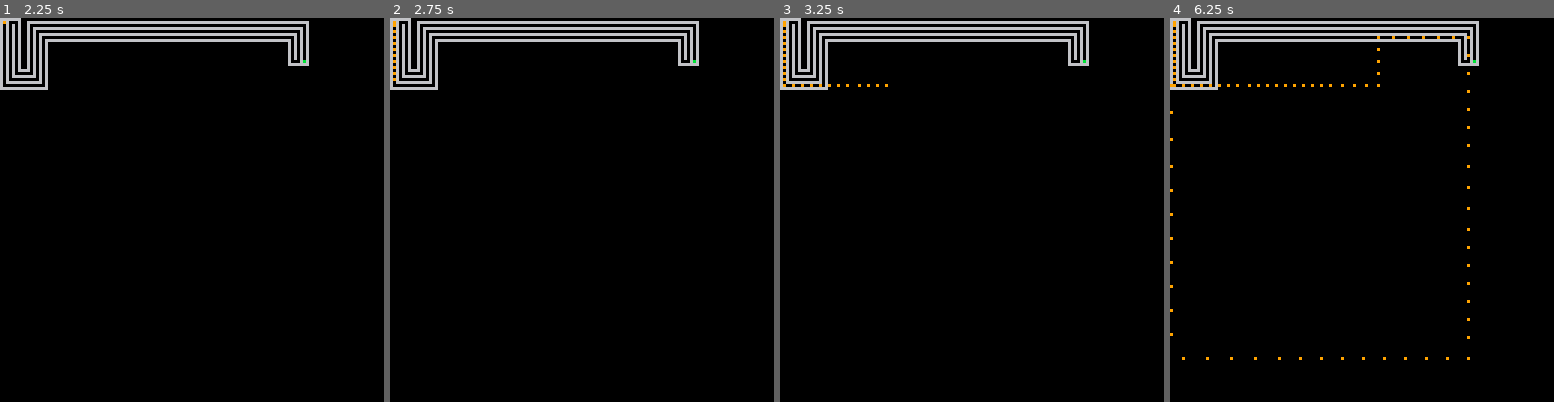
Above: before the commit, frames 1-4 (left to right).
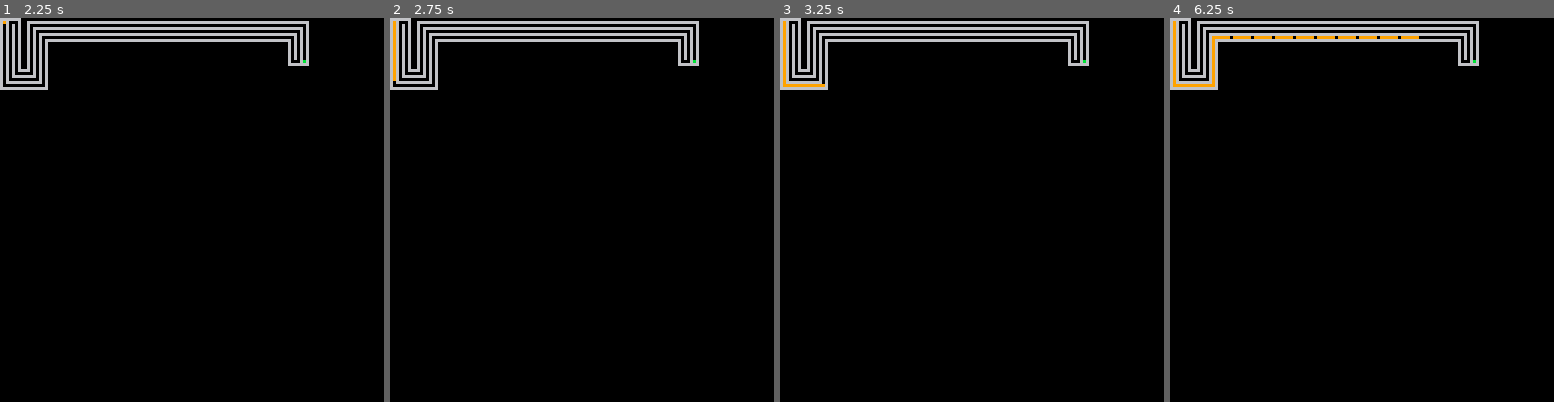
Above: after the commit, the same moments.

Repository: MisuseofMana/pico-8-carts
Game: PICO-8 cartridge turbospeed/turbospeed.p8
Same seed, same stepped clock (60 frames per second), same inputs: the game is played once before the commit and once after it.
Inputs:
- Up to frame 1 (2.25 s): tap O (Z key) at 0.33, 0.7, 1.43, 2.22 s; tap X (X key) at 1.07, 2.07 s; hold Left from 1.97 s (still down)
- Up to frame 2 (2.75 s): release Left at 2.37 s; tap X (X key) at 2.4, 2.73 s; hold Down from 2.42 s (still down)
- Up to frame 3 (3.25 s): release Down at 2.82 s; hold Right from 2.87 s (still down); tap X (X key) at 3.07 s; tap O (Z key) at 3.1 s
- Up to frame 4 (6.25 s): tap X (X key) every 0.33 s from 3.4 to 6.07 s; release Right at 3.53 s; hold Up 3.58-4.08 s; tap O (Z key) at 3.98, 4.87, 5.75 s; hold Right 4.13-4.53 s; hold Down 4.58-5.08 s; hold Left 5.13-5.8 s; hold Up 5.85-6.18 s; hold Left from 6.23 s (still down)

Frame 1 is identical in both runs. In frame 2, less than 0.1% of the frame differs, in the area x 0-2%, y 2-16%; in frame 3, 0.2%; in frame 4, 1.0%, in the area x 0-79%, y 2-90%.

Commit message:
This puppy is zooming

Diff:
--- a/turbospeed/turbospeed.p8
+++ b/turbospeed/turbospeed.p8
@@ -6,14 +6,15 @@
 	y=1,
 	dx = 1,
 	dy = 0,
-	paint = 9,
-	d = 3
+	paint = 9
 }
 
 wallcolor,wincolor = 6,11
 speed = 0
 clk = 0
 winner = false
+coll = false
+tail = {}
 
 function _init()
 	cls()
@@ -21,36 +22,72 @@
 end
 -->8
 function _update()
-	move()
-	colorcoll()
+	steer()
+	move(colorcoll())
 	clkupdate()
 
- if (btnp(5) and speed <= 32) speed += 1
+ 	if (btnp(5) and speed <= 32) speed += 1
 	if (btnp(4) and speed >= 1) speed -= 1
+
+
+	if (racer.x > 127) racer.x = 127
+	if (racer.x < 0) racer.x = 0
+	if (racer.y < 0) racer.y = 0
+	if (racer.y > 127) racer.y = 127
 end
 
 function colorcoll()
- nextpixle =	pget(racer.x + racer.dx, racer.y + racer.dy)
+	local start = abs(racer.dx)
+	if (racer.dx == 0) start = abs(racer.dy)
 
---	if nextpixle == racer.paint then
---		rectfill(racer.x,racer.y,racer.x,racer.y,0)
---	end
+	for i=start,start + speed do
+		if racer.dx == 1 then
+			nextpixle =	pget(racer.x + i, racer.y )
+			add(tail,racer.x + i)
+		elseif racer.dx == -1 then
+			nextpixle =	pget(racer.x - i, racer.y )
+			add(tail,racer.x - i)
+		elseif racer.dy == 1 then
+			nextpixle =	pget(racer.x, racer.y + i )
+			add(tail,racer.y + i)
+		elseif racer.dy == -1 then
+			nextpixle =	pget(racer.x, racer.y - i )
+			add(tail,racer.y - i)
+		end
 
-	if nextpixle == wincolor then
-		winner = true
+		if nextpixle == racer.paint then
+			rectfill(racer.x,racer.y,racer.x,racer.y,0)
+		end
+
+		if nextpixle == wincolor then
+			winner = true
+		end
+
+		if nextpixle == wallcolor then
+			deli(tail, #tail)
+			coll = true
+			return i - 1
+		end
 	end
-
- if nextpixle != wallcolor then
-		if (racer.dx != 0)	racer.x += racer.dx + (sgn(racer.dx) * speed)
-		if (racer.dy != 0) racer.y += racer.dy + (sgn(racer.dy) * speed)
-	end
+	return speed
 end
 
-function move()
+function steer()
 		if (btn(0)) racer.dx = -(1) racer.dy = 0
 		if (btn(1)) racer.dx = 1 racer.dy = 0
 		if (btn(2)) racer.dx = 0 racer.dy = -(1)
 		if (btn(3)) racer.dx = 0 racer.dy = 1
+end
+
+function move(x)
+	if coll then
+		if (racer.dx != 0) racer.x += (sgn(racer.dx) * x)
+		if (racer.dy != 0) racer.y += (sgn(racer.dy) * x)
+		coll = false
+	else
+		if (racer.dx != 0) racer.x += racer.dx + (sgn(racer.dx) * x)
+		if (racer.dy != 0) racer.y += racer.dy + (sgn(racer.dy) * x)
+	end
 end
 
 function clkupdate()
@@ -62,26 +99,15 @@
 end
 -->8
 function _draw()
---	if racer.dx > 0 then
---		rectfill(racer.x,racer.y,racer.x+speed,racer.y,racer.paint)
---		racer.x += speed
--- elseif racer.dx < 0 then
---		rectfill(racer.x,racer.y,racer.x-speed,racer.y,racer.paint)
---		racer.x -= speed
---	elseif racer.dy > 0 then
---		rectfill(racer.x,racer.y,racer.x,racer.y+speed,racer.paint)
---		racer.y += speed
--- elseif racer.dy < 0 then
---		rectfill(racer.x,racer.y,racer.x,racer.y-speed,racer.paint)
-		rectfill(racer.x,racer.y,racer.x,racer.y,racer.paint)
---		racer.y -= speed
---	end
-
- if (racer.x > 127) racer.x = 127
- if (racer.x < 0) racer.x = 0
- if (racer.y < 0) racer.y = 0
- if (racer.y > 127) racer.y = 127
-
+	rectfill(racer.x,racer.y,racer.x,racer.y,racer.paint)
+	for i =1, #tail do
+		if racer.dx == 0 then
+			rectfill(racer.x,tail[i],racer.x,tail[i],racer.paint)
+		elseif racer.dy == 0 then
+			rectfill(tail[i],racer.y,tail[i],racer.y,racer.paint)
+		end
+	end
+	tail = {}
 	if (winner) print("you won",64,64,wincolor)
 end
 __gfx__
